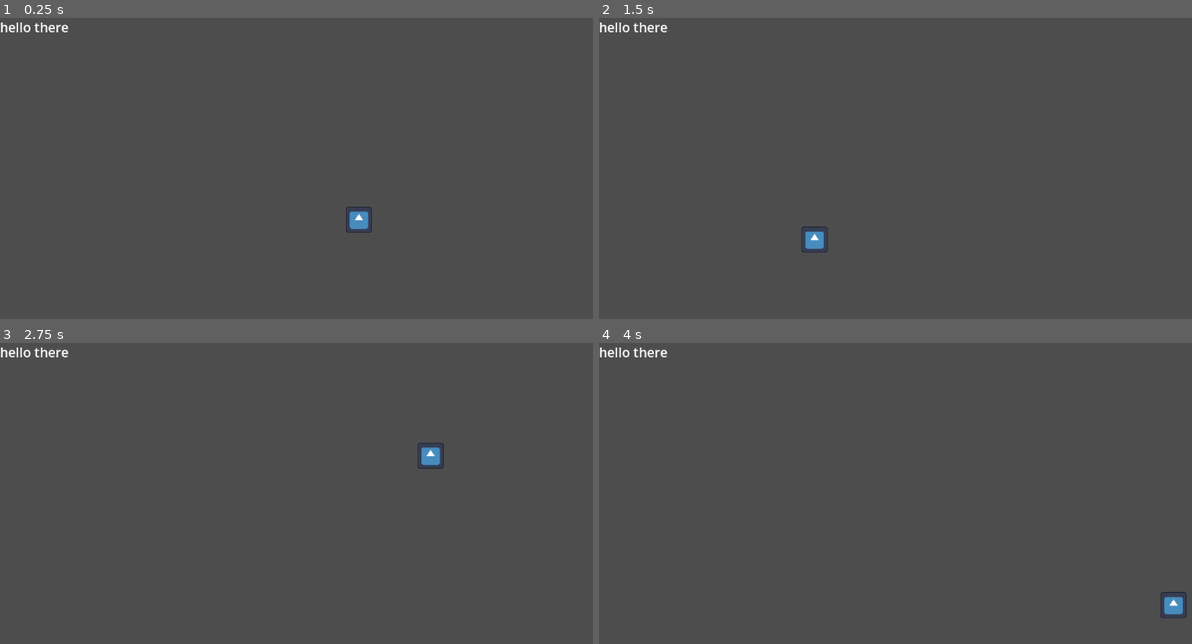
Above: before the commit, frames 1-4 (two rows, left to right).
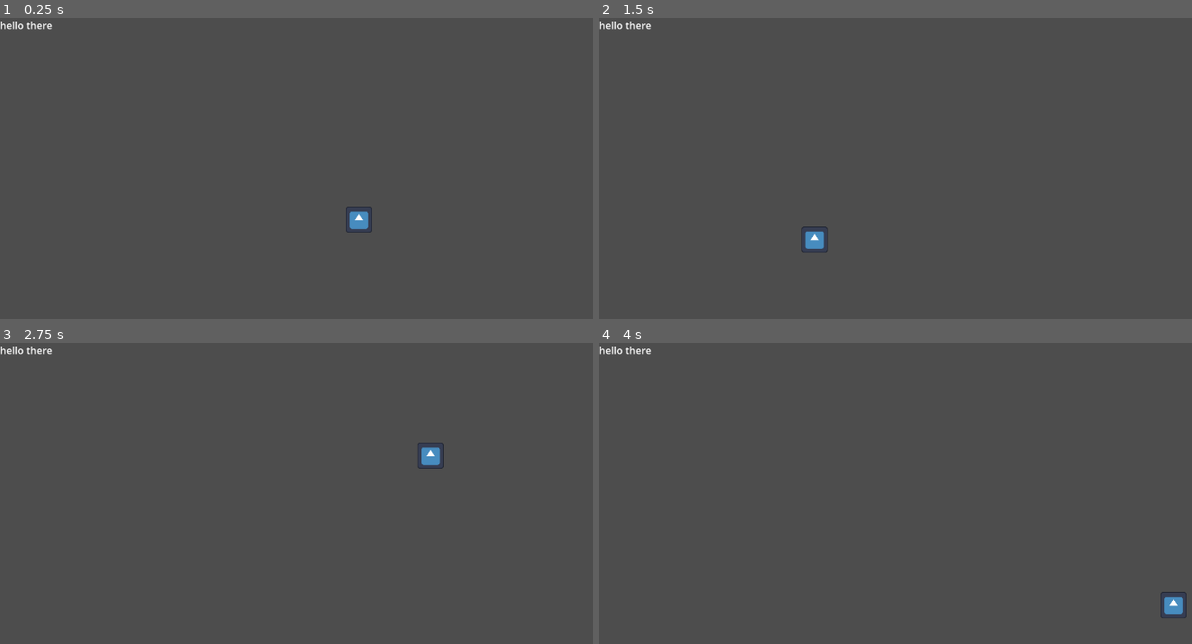
Above: after the commit, the same moments.

Repository: blueegreen/StuartEd
Game: Godot game, scene res://dialogue_box.tscn
The game is run twice, just before and just after one commit, with the same random seed, the same clock (stepped at 60 frames per second) and the same inputs. This scene is started directly instead of the project's main scene. The engine's default icon, where the game draws it, is replaced by a stand-in: a white triangle on a blue panel in a dark square.
Inputs (mouse positions are in pixels of both pictures, inside the frame that each line leads up to):
- Up to frame 1 (0.25 s): no input
- Up to frame 2 (1.5 s): tap Enter at 0.5 s; move the mouse to (1114, 198) at 0.52 s; press the mouse at (1114, 198) at 0.53 s; hold D (right) from 0.53 s (still down); tap W (up) at 0.77 s; tap Space at 1.25 s; move the mouse to (812, 240) at 1.27 s; release the mouse at (812, 240) at 1.28 s; click (812, 240) at 1.35 s
- Up to frame 3 (2.75 s): tap W (up) at 1.52 s; tap Enter at 2 s; move the mouse to (432, 457) at 2.02 s; release D (right) at 2.03 s; press the mouse at (432, 457) at 2.03 s; hold A (left) from 2.03 s (still down)
- Up to frame 4 (4 s): tap Space at 2.75 s; move the mouse to (919, 625) at 2.77 s; release A (left) at 2.78 s; release the mouse at (919, 625) at 2.78 s; hold D (right) from 2.78 s (still down); click (919, 625) at 2.85 s; tap W (up) at 3.02, 3.77 s; tap Enter at 3.5 s; move the mouse to (1174, 604) at 3.52 s; press the mouse at (1174, 604) at 3.53 s

The runs differ from the first frame. In frame 1, 0.2% of the frame differs, in the area x 0-12%, y 1-5%; in frame 2, 0.2%; in frame 3, 0.2%; in frame 4, 0.2%.

Commit message:
insane kaam

Diff:
--- a/dialogue_box.tscn
+++ b/dialogue_box.tscn
@@ -1,9 +1,10 @@
 [gd_scene load_steps=2 format=3 uid="uid://b2w71ybi2n04m"]
 
-[sub_resource type="LabelSettings" id="LabelSettings_ilnc5"]
-font_size = 21
+[ext_resource type="Script" uid="uid://dlnnxjv1itxum" path="res://dialogue_box.gd" id="1_senjy"]
 
-[node name="dialogue_box" type="Label"]
+[node name="dialogue_box" type="RichTextLabel"]
 z_index = 10
+offset_right = 110.0
+offset_bottom = 30.0
 text = "hello there"
-label_settings = SubResource("LabelSettings_ilnc5")
+script = ExtResource("1_senjy")
